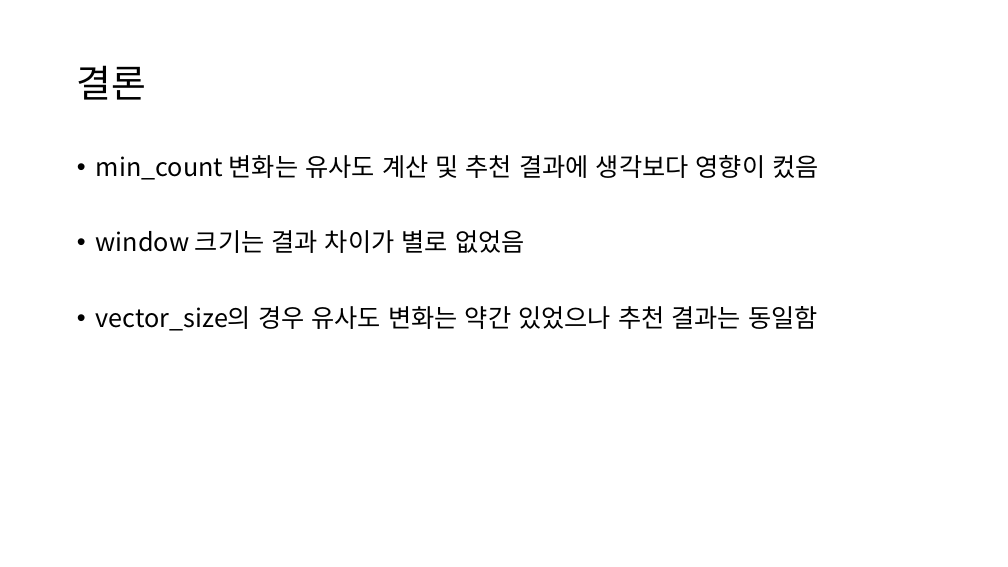
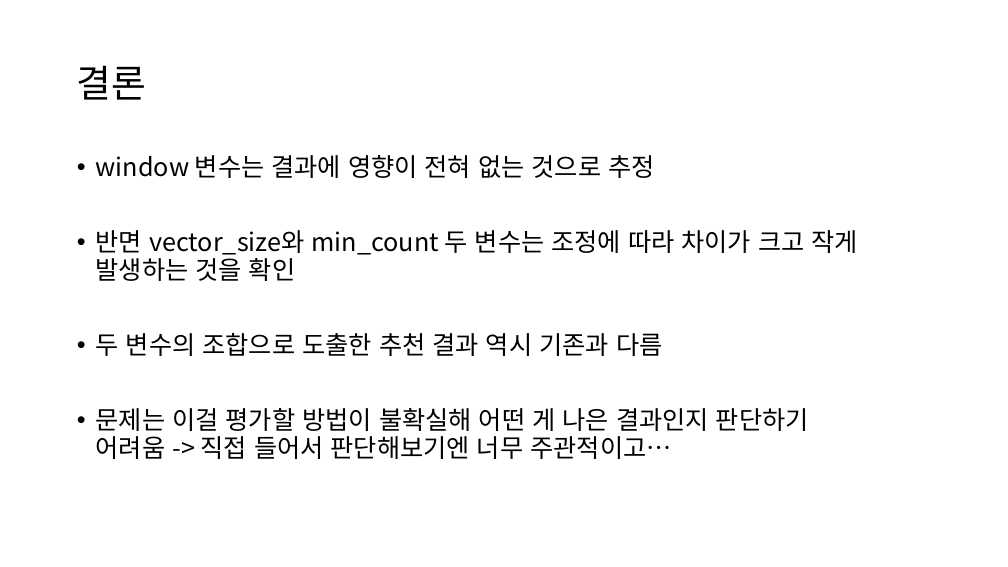
Before and after one commit to LimTurtle/GA_Saronite, a slide deck: slide 9 of src/Test_Model_Gaeul/05_Conclusion.pptx (slide 6 before the commit). Drawn at 1008x567 pixels with LibreOffice and Linux fonts; fonts in the diff are those of the drawing. Boxes give left, top, right and bottom in pixels: in the first picture for what was removed or moved away, otherwise in the second. Text is boxed around its words. In the diff, an @@ line names an element or a change of style, - is before the commit and + after.

Commit message:
Parameter 조정 보충

```diff
--- a/src/Test_Model_Gaeul/05_Conclusion.pptx
+++ b/src/Test_Model_Gaeul/05_Conclusion.pptx
@@ text at [96, 155, 858, 459]: text changed @@
-• min_count 변화는 유사도 계산 및 추천 결과에 생각보다 영향이 컸음
-• window 크기는 결과 차이가 별로 없었음
-• vector_size의 경우 유사도 변화는 약간 있었으나 추천 결과는 동일함
+• window 변수는 결과에 영향이 전혀 없는 것으로 추정
+• 반면 vector_size와 min_count 두 변수는 조정에 따라 차이가 크고 작게
+  발생하는 것을 확인
+• 두 변수의 조합으로 도출한 추천 결과 역시 기존과 다름
+• 문제는 이걸 평가할 방법이 불확실해 어떤 게 나은 결과인지 판단하기
+  어려움 -> 직접 들어서 판단해보기엔 너무 주관적이고…
```
Also in this commit, not shown: 2 other slides changed, 5 slides added, 1 slide removed, 4 other files.
